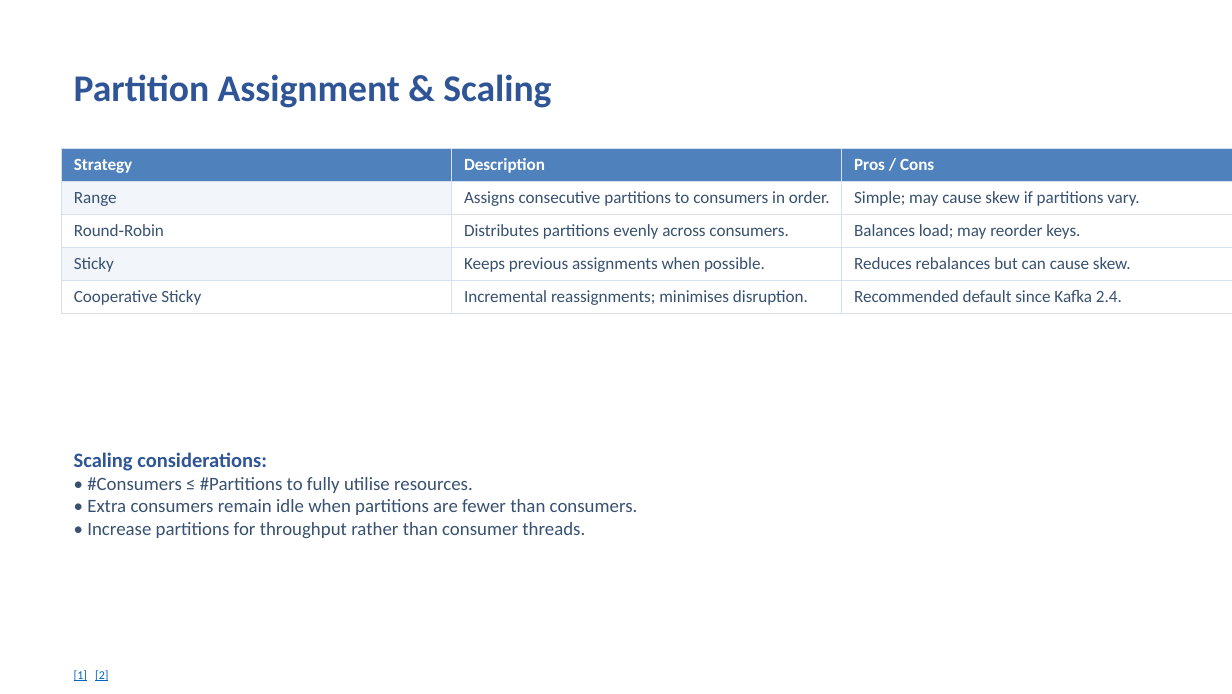
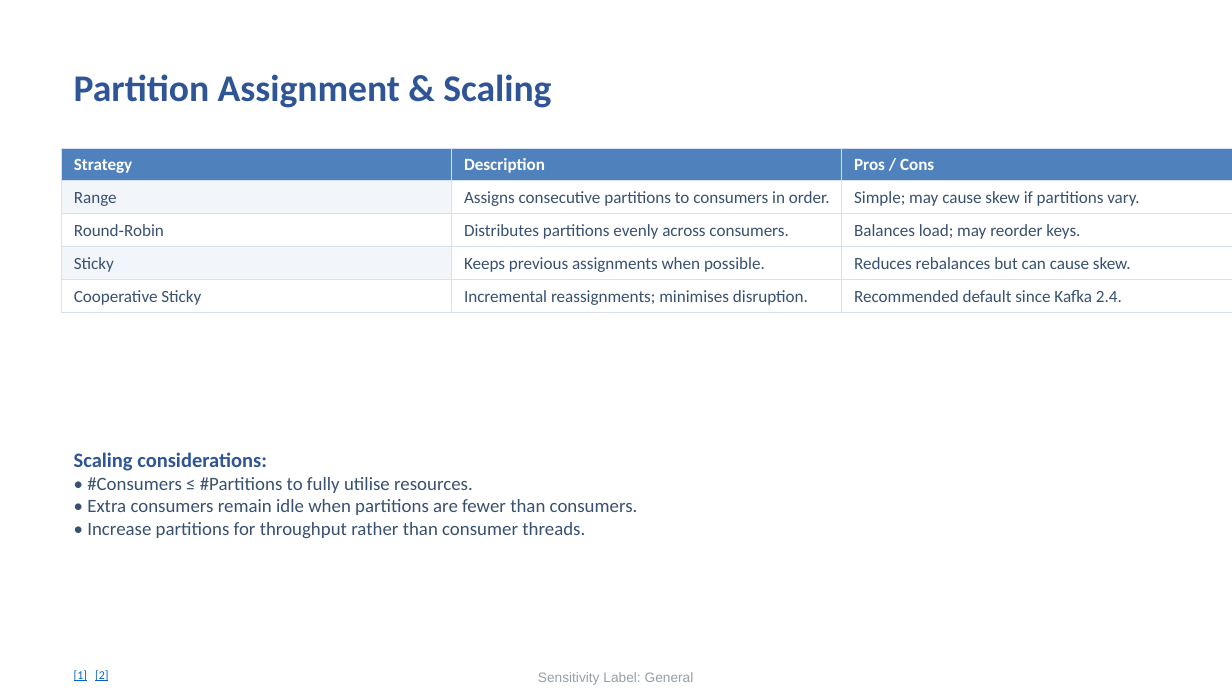
Before and after one commit to Icynima/Medallion-pipeline, a slide deck: slide 8 of Week_01/Day_03/Slides/Day_03_Slides.pptx. Drawn at 1232x694 pixels with LibreOffice and Linux fonts; fonts in the diff are those of the drawing. Boxes give left, top, right and bottom in pixels: in the first picture for what was removed or moved away, otherwise in the second. Text is boxed around its words. In the diff, an @@ line names an element or a change of style, - is before the commit and + after.

```diff
--- a/Week_01/Day_03/Slides/Day_03_Slides.pptx
+++ b/Week_01/Day_03/Slides/Day_03_Slides.pptx
@@ text added at (x1=538, y1=672, x2=694, y2=685), 8 pt, text #2E404D at 50% opacity @@
+Sensitivity Label: General
```
Also in this commit, not shown: 70 other slides changed, 7 slides added, 1 slide removed, 5 other files.
